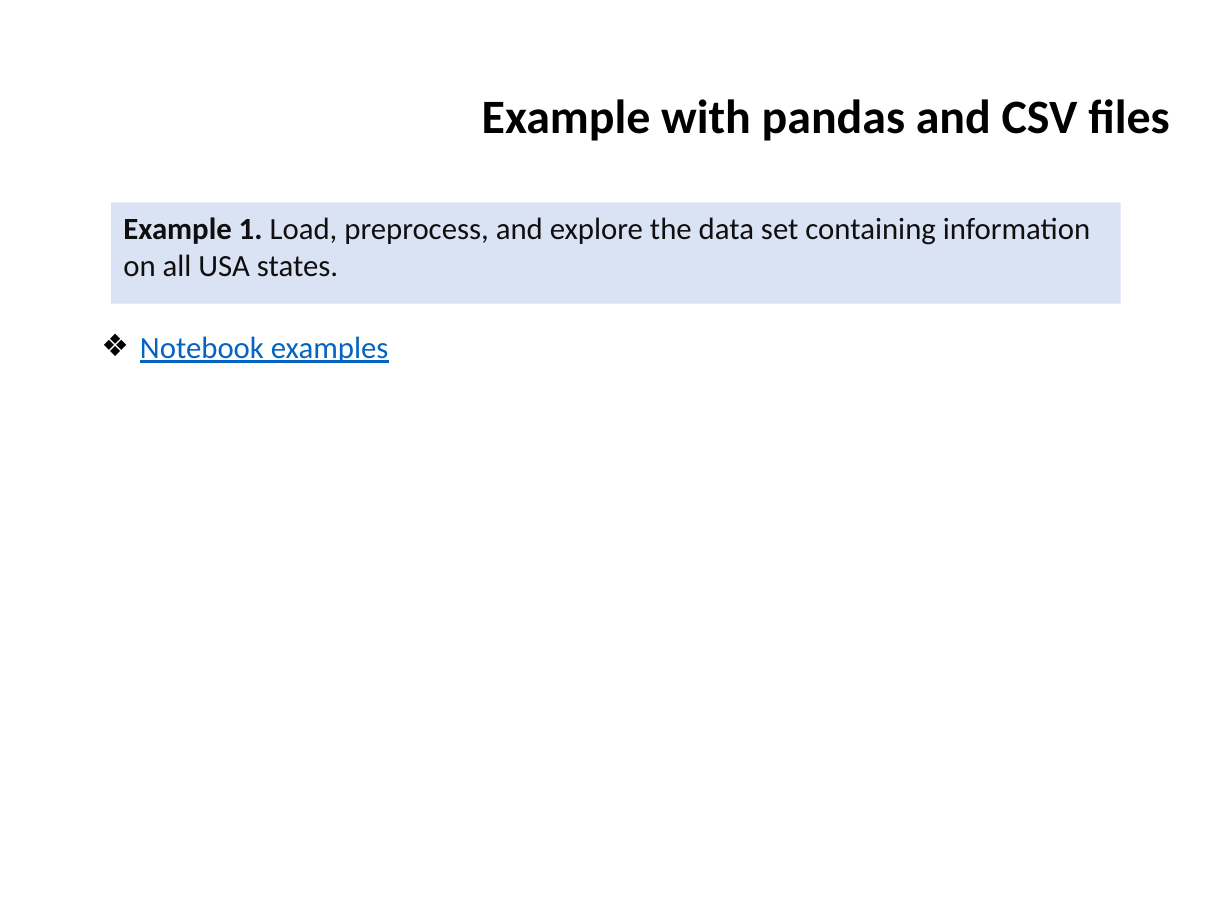
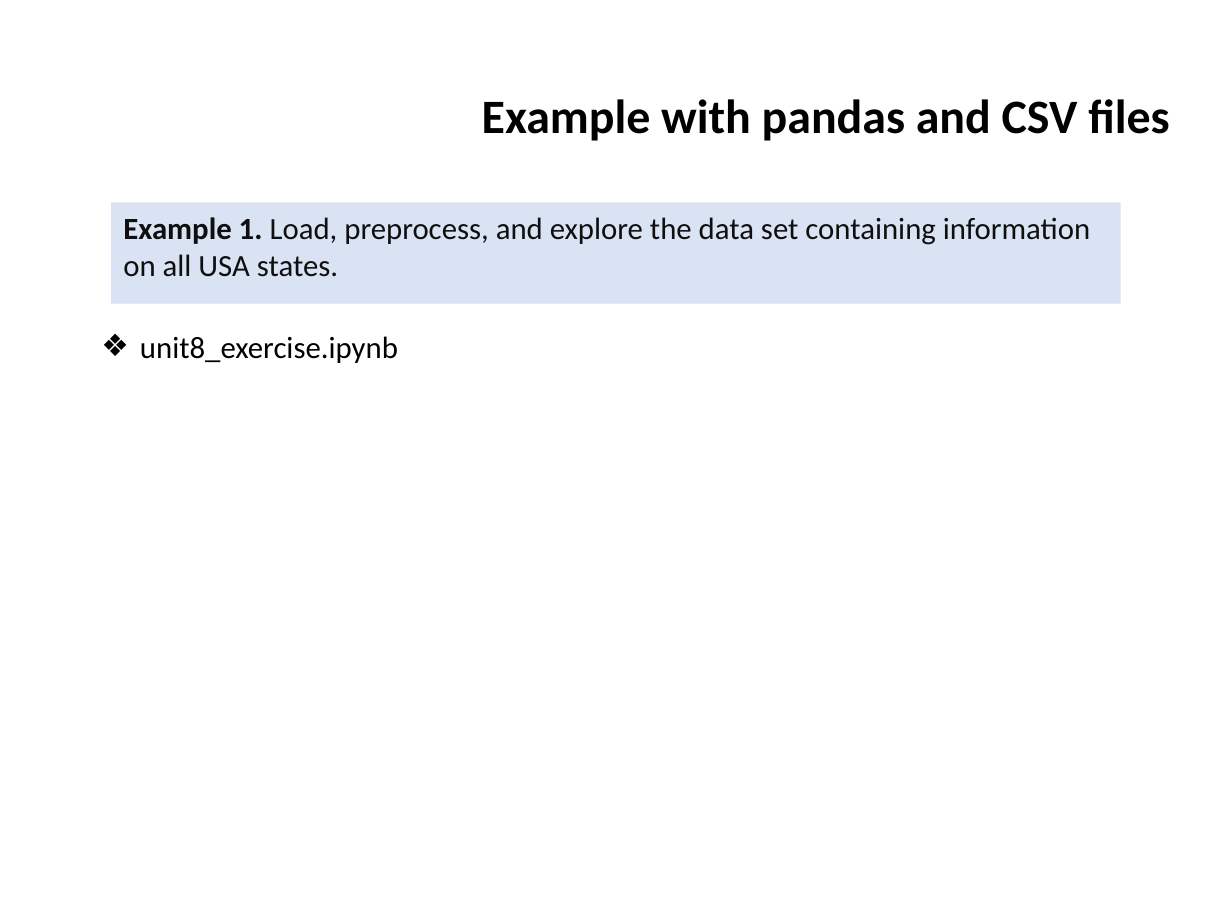
Before and after one commit to ifromm/fcsp, a slide deck: slide 37 of Slides/unit_8_prog_5.pptx. Drawn at 1232x924 pixels with LibreOffice and Linux fonts; fonts in the diff are those of the drawing; background and template pictures are left out. Boxes give left, top, right and bottom in pixels: in the first picture for what was removed or moved away, otherwise in the second. Text is boxed around its words. In the diff, an @@ line names an element or a change of style, - is before the commit and + after.

```diff
--- a/Slides/unit_8_prog_5.pptx
+++ b/Slides/unit_8_prog_5.pptx
@@ text at [140, 336, 398, 363]: text changed; text colour #0563C1 to #000000 @@
-❖ Notebook examples
+❖ unit8_exercise.ipynb
```
Also in this commit, not shown: 7 other slides changed.
